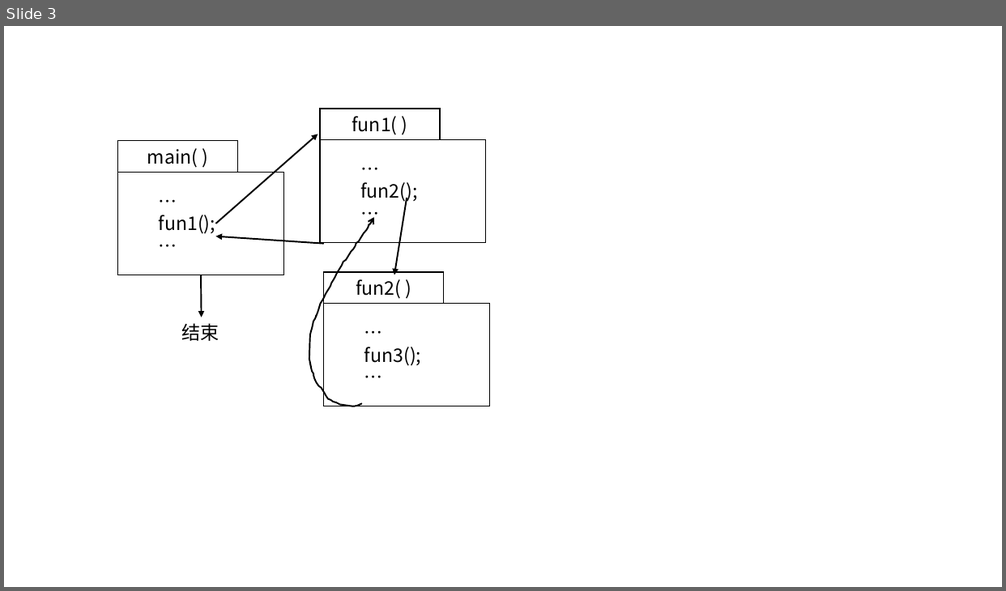
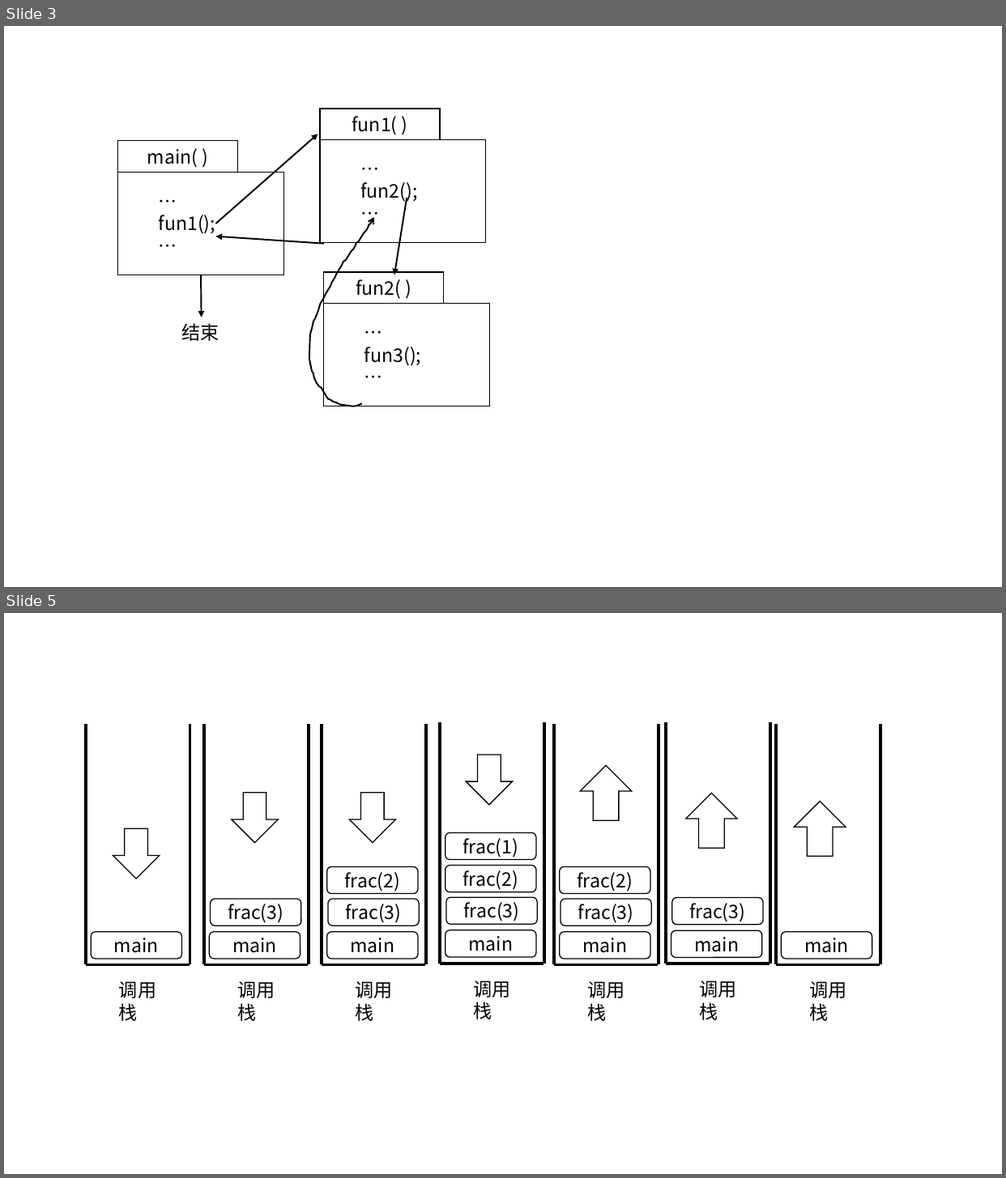
Before and after one commit to masterfish2015/my_project, a slide deck: EDA技术/ppt/chapter2.pptx. Shown one above the other, each under a label of ours: slide 3 before the commit, slides 3 and 5 after it; the slides between them are not shown. The pictures are 1006x591 and 1006x1178 pixels, drawn with LibreOffice and Linux fonts; fonts in the diff are those of the drawing. Boxes give left, top, right and bottom in pixels: in the first picture for what was removed or moved away, otherwise in the second. Text is boxed around its words. In the diff, an @@ line names an element or a change of style, - is before the commit and + after.

```diff
--- a/EDA技术/ppt/chapter2.pptx
+++ b/EDA技术/ppt/chapter2.pptx
@@ slide 5 added at [4,613,1002,1174], background #FFFFFF @@
@@ group added at [86,722,880,1021]: 21 lines, 16 rounded rectangles, 7 texts, 4 down arrows, 3 up arrows @@
+调用栈
+main
+调用栈
+main
+frac(3)
+调用栈
+main
+frac(3)
+frac(2)
+调用栈
+main
+frac(3)
+frac(2)
+frac(1)
+调用栈
+main
+frac(3)
+frac(2)
+调用栈
+main
+frac(3)
+调用栈
+main
```
Also in this commit, not shown: 1 slide changed, 1 other slide added, 4 other files.
